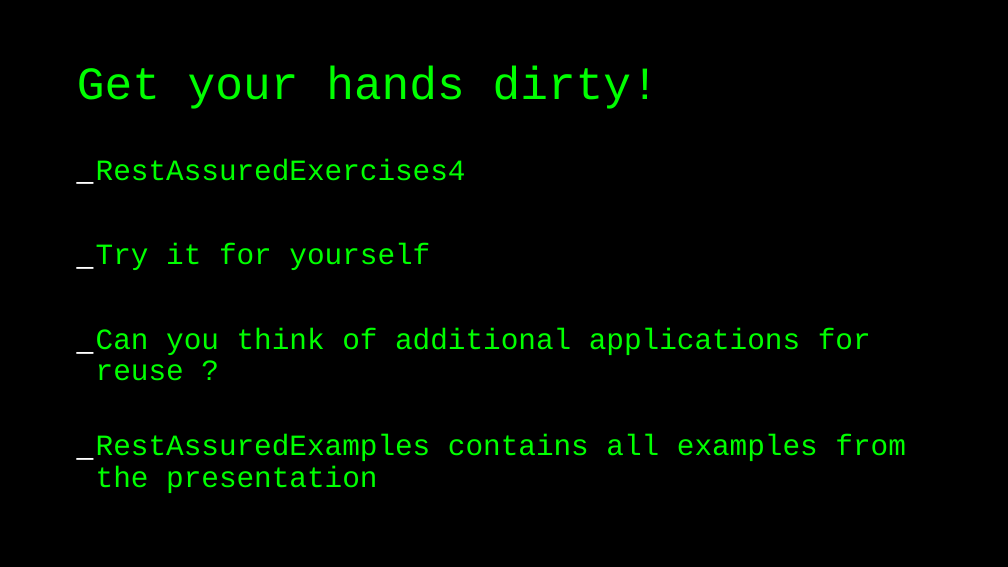
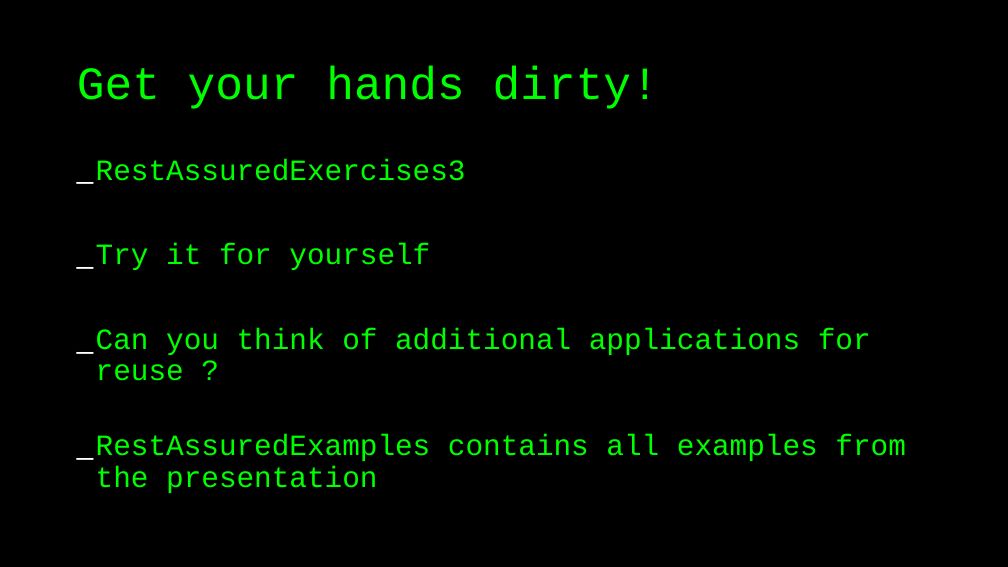
Before and after one commit to basdijkstra/rest-assured-workshop, a slide deck: slide 35 of RestAssuredWorkshop.odp (slide 38 before the commit). Drawn at 1008x567 pixels with LibreOffice and Linux fonts; fonts in the diff are those of the drawing. Boxes give left, top, right and bottom in pixels: in the first picture for what was removed or moved away, otherwise in the second. Text is boxed around its words. In the diff, an @@ line names an element or a change of style, - is before the commit and + after.

Commit message:
Reviewed exercises series 5, saved slides in different formats

```diff
--- a/RestAssuredWorkshop.odp
+++ b/RestAssuredWorkshop.odp
@@ text at box(96, 159, 466, 181): text changed @@
-_ RestAssuredExercises4
+_ RestAssuredExercises3
```
Also in this commit, not shown: 17 other slides changed, 3 slides added, 6 slides removed, 8 other files.
